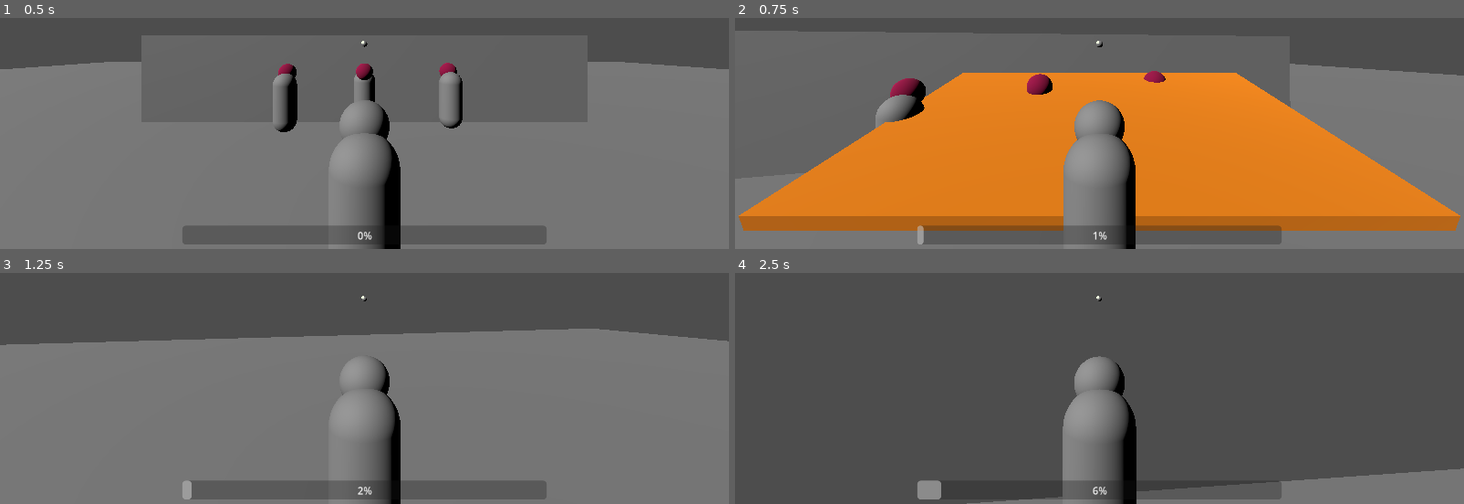
Above: before the commit, frames 1-4 (two rows, left to right).
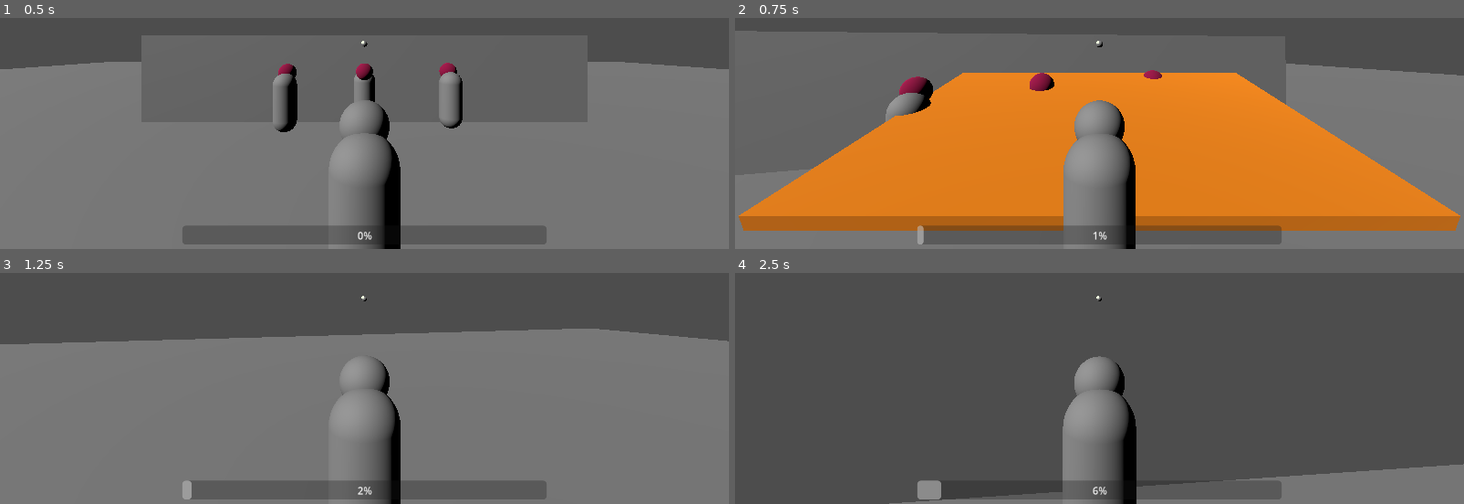
Above: after the commit, the same moments.

Repository: Smijj/3D-Hack-n-Slash
Game: Godot game, scene res://DSmyth/Scenes/Levels/main.tscn
Same seed, same stepped clock (60 frames per second), same inputs: the game is played once before the commit and once after it.
Inputs (mouse positions are in pixels of both pictures, inside the frame that each line leads up to):
- Up to frame 1 (0.5 s): no input
- Up to frame 2 (0.75 s): tap Enter at 0.5 s; move the mouse to (1135, 43) at 0.52 s; press the mouse at (1135, 43) at 0.53 s; hold W (MoveForward) from 0.53 s (still down)
- Up to frame 3 (1.25 s): keep holding W (MoveForward); tap Space (Jump) at 0.77, 1.07 s; right-click (400, 298) at 0.8 s
- Up to frame 4 (2.5 s): keep holding W (MoveForward); move the mouse to (1063, 300) at 1.27 s; release the mouse at (1063, 300) at 1.28 s; right-click (1063, 300) at 1.35 s; tap Space (Jump) at 1.52, 1.82, 2.3 s; tap P (TestEnemyAttack) at 1.55 s; move the mouse to (1114, 291) at 2.02 s; hold P (TestEnemyAttack) from 2.03 s (still down)

Frame 1 is identical in both runs. In frame 2, 1.1% of the frame differs, in the area x 3-98%, y 5-48%; in frame 3, less than 0.1%; in frame 4, 1.4%, in the area x 21-100%, y 82-100%.

Commit message:
Made the movement feel a lot better

Diff:
--- a/GD.3D Hack n Slash/DSmyth/Scenes/Levels/main.tscn
+++ b/GD.3D Hack n Slash/DSmyth/Scenes/Levels/main.tscn
@@ -13,6 +13,9 @@
 [node name="Main" type="Node"]
 
 [node name="Player" parent="." instance=ExtResource("1_u1eif")]
+_AccelerationRate = 5.0
+_DecelerationTime = 0.25
+_AirControlMultiplier = 0.25
 
 [node name="Enemy" parent="." instance=ExtResource("3_oshgg")]
 transform = Transform3D(-1, 0, 0, 0, 1, 0, 0, 0, -1, 0, 0, -7)
--- a/GD.3D Hack n Slash/DSmyth/Scripts/CharacterModule/AttackComponent.gd
+++ b/GD.3D Hack n Slash/DSmyth/Scripts/CharacterModule/AttackComponent.gd
@@ -75,7 +75,7 @@
 	_CurrentAttackData.BaseKnockback = BaseKnockback * momentumMultiplier
 
 	# If the target pos is within a certain range (to close), make the attack comp look straight ahead so the hitbox doesnt go out at weird angles.
-	if global_position.distance_to(attackTargetPos) < 2:
+	if global_position.distance_to(attackTargetPos) < 3:
 		rotation = Vector3.ZERO
 	else:
 		# Make the Attack Comp look at the AttackTargetPos so that any hitboxes are aimed towards the target pos
--- a/GD.3D Hack n Slash/DSmyth/Scripts/CharacterModule/PlayerCtrl.gd
+++ b/GD.3D Hack n Slash/DSmyth/Scripts/CharacterModule/PlayerCtrl.gd
@@ -3,9 +3,14 @@
 @export_category("Player Settings")
 
 @export_group("Movement")
-@export var _AccelerationRate : float = 6
-@export var _JumpVelocity : float = 10
-@export var _AirControlMultiplier : float = 0.25
+@export var _JumpVelocity:float = 10
+@export var _AccelerationRate:float = 1
+@export var _DecelerationTime:float = 0.5
+@export var _AirControlMultiplier:float = 0.25
+@export var _InputDirection:Vector3 = Vector3.ZERO
+var _DecelTimeCounter:float = 0
+var _WeightedMoveVector:Vector3 = Vector3.ZERO
+var _LastAccVel:Vector3 = Vector3.ZERO
 
 @export_group("Momentum")
 signal MomentumChanged(momentumPercentage:float, momentumMultiplier:float)
@@ -39,6 +44,7 @@
 @export var _DashDistance : float = 10
 @export var _DashTravelTime : float = 0.4
 @export var _DashExitVelocity : float = 10
+var _IsDashing : bool = false
 var _DashingTween : Tween
 
 @export_group("Attack")
@@ -162,26 +168,43 @@
 		_CameraPivot.rotate_x(deg_to_rad(-event.relative.y * _MouseSensitivity))
 		_CameraPivot.rotation.x = clamp(_CameraPivot.rotation.x, deg_to_rad(-90), deg_to_rad(45))	# Clamp camera up/down motion
 
+
 func _HandleMovement(delta):
+
 	var maxVelocity := MoveSpeed * _MomentumMultiplier
-	var accelerationRate := _AccelerationRate
-
-	# Get the input direction and handle the movement/deceleration.
-	var inputDir := Input.get_vector("MoveLeft", "MoveRight", "MoveForward", "MoveBack")
-	var direction := (basis * Vector3(inputDir.x, 0, inputDir.y)).normalized()
-	var moveVector := direction * maxVelocity
-
-	if !is_on_floor():
-		# TODO: Currently this doesnt work as the acceleration rate is only applied when slowing the player down
-		accelerationRate *= _AirControlMultiplier	# Causing the player to accelerate and decelerate more slowly while in the air
-
-	if direction:
+
+	# Get the input direction
+	var rawInputDir := Input.get_vector("MoveLeft", "MoveRight", "MoveForward", "MoveBack")
+	_InputDirection = (basis * Vector3(rawInputDir.x, 0, rawInputDir.y)).normalized()
+	var moveVector:Vector3 = _InputDirection * maxVelocity
+
+
+	var weightedAccRate:float = _AccelerationRate if is_on_floor() else _AccelerationRate * _AirControlMultiplier
+	# TODO: Make the player feel more weighty at higher momentum speeds by scaling the acceleration rate with the clamped inverse of the MomentumModifier
+	#var invertedMomentumMultiplier:float = clampf(1 - (_MomentumMultiplier-1), 0.5, 1)
+	#weightedAccRate *= invertedMomentumMultiplier
+	_WeightedMoveVector = _WeightedMoveVector.move_toward(moveVector, weightedAccRate)
+
+	if _InputDirection:
 		_IsMoving = true
-		velocity.x = direction.x * maxVelocity
-		velocity.z = direction.z * maxVelocity
+
+		if _DecelTimeCounter < _DecelerationTime:
+			_DecelTimeCounter += delta
+		elif _DecelTimeCounter > _DecelerationTime: _DecelTimeCounter = _DecelerationTime
+
+		velocity.x = _WeightedMoveVector.x
+		velocity.z = _WeightedMoveVector.z
+		_LastAccVel = velocity
 	else:
 		_IsMoving = false
-		velocity.x = move_toward(velocity.x, 0, accelerationRate)
-		velocity.z = move_toward(velocity.z, 0, accelerationRate)
+
+		if _DecelTimeCounter > 0:
+			_DecelTimeCounter -= delta if is_on_floor() else delta * _AirControlMultiplier	# Decelerate more slowly in the air
+		elif _DecelTimeCounter < 0: _DecelTimeCounter = 0
+
+		var invertedDecelPercent:float = 1 - (_DecelTimeCounter / _DecelerationTime)
+		velocity.x = lerpf(_LastAccVel.x, 0, invertedDecelPercent)
+		velocity.z = lerpf(_LastAccVel.z, 0, invertedDecelPercent)
+
 
 #endregion
